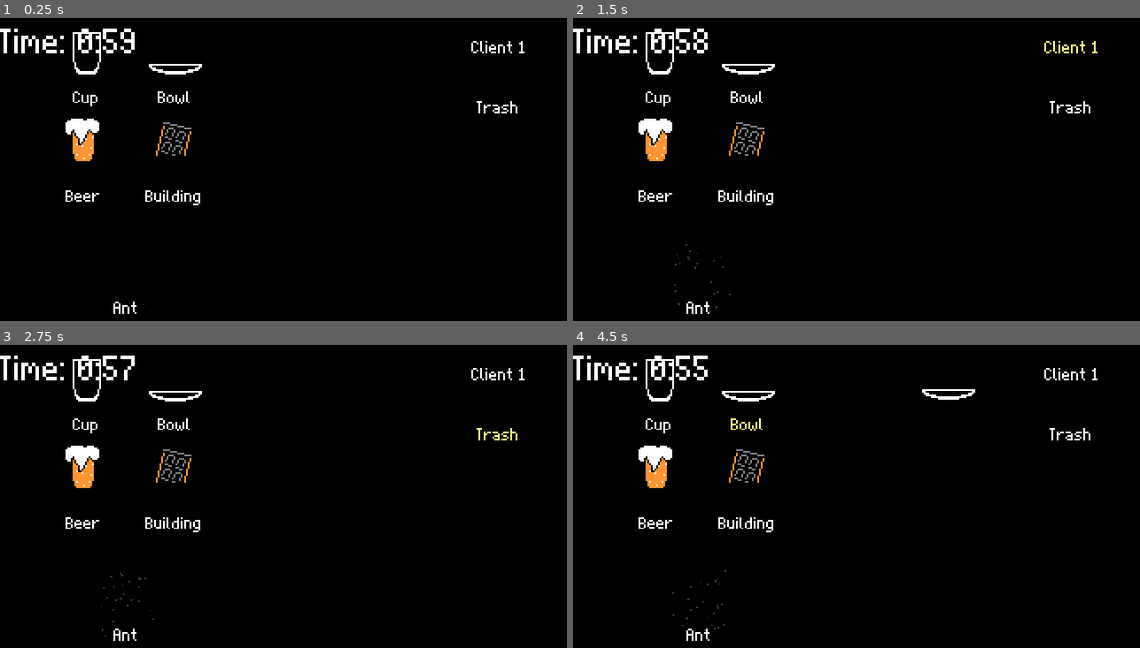
Above: before the commit, frames 1-4 (two rows, left to right).
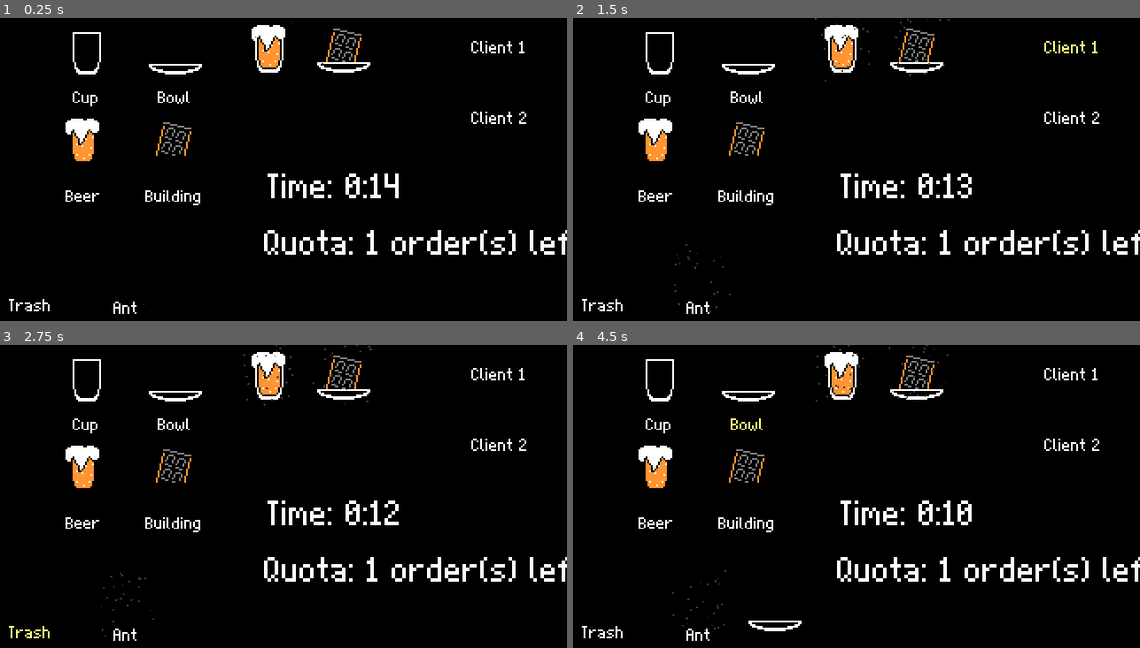
Above: after the commit, the same moments.

Repository: Banalian/BitBiscuit-GMTK2024
Game: Godot game, scene res://Scenes/Gyms/bana_gym.tscn
Same seed, same stepped clock (60 frames per second), same inputs: the game is played once before the commit and once after it. This scene is started directly instead of the project's main scene.
Inputs:
- Up to frame 1 (0.25 s): no input
- Up to frame 2 (1.5 s): click "Client 1" (after the commit: "Client 2") at 0.5 s; click "Client 1" at 1.25 s
- Up to frame 3 (2.75 s): click "Trash" at 2 s
- Up to frame 4 (4.5 s): click "Beer" at 2.75 s; click "Building" at 3.5 s; click "Bowl" at 4.25 s

The runs differ from the first frame. In frame 1, 3.8% of the frame differs, in the area x 0-100%, y 1-97%; in frame 2, 3.8%; in frame 3, 3.8%; in frame 4, 4.1%, in the area x 0-100%, y 0-97%.
Error before the commit: Cannot call method 'get_children' on a null value. (res://Scripts/order_manager.gd:43)

Commit message:
feat(gameloop): complete basic gameloop logic

Diff:
--- a/Scenes/Gyms/bana_gym.tscn
+++ b/Scenes/Gyms/bana_gym.tscn
@@ -24,23 +24,46 @@
 grow_vertical = 2
 
 [node name="Holder" parent="." node_paths=PackedStringArray("root_node") instance=ExtResource("4_uoe76")]
-position = Vector2(212, 15)
+position = Vector2(114, 146)
 root_node = NodePath("..")
 
 [node name="ClientTile" parent="." node_paths=PackedStringArray("holder") instance=ExtResource("5_mdyf4")]
 layout_mode = 0
+anchors_preset = 0
+anchor_left = 0.0
+anchor_top = 0.0
+anchor_right = 0.0
+anchor_bottom = 0.0
 offset_left = 248.0
 offset_top = 1.0
 offset_right = 315.0
 offset_bottom = 32.0
+grow_horizontal = 1
+grow_vertical = 1
+holder = NodePath("../Holder")
+
+[node name="ClientTile2" parent="." node_paths=PackedStringArray("holder") instance=ExtResource("5_mdyf4")]
+layout_mode = 0
+anchors_preset = 0
+anchor_left = 0.0
+anchor_top = 0.0
+anchor_right = 0.0
+anchor_bottom = 0.0
+offset_left = 248.0
+offset_top = 41.0
+offset_right = 315.0
+offset_bottom = 72.0
+grow_horizontal = 1
+grow_vertical = 1
+text = "Client 2"
 holder = NodePath("../Holder")
 
 [node name="Trash" parent="." node_paths=PackedStringArray("holder") instance=ExtResource("6_nvdae")]
 layout_mode = 0
-offset_left = 247.0
-offset_top = 35.0
-offset_right = 314.0
-offset_bottom = 66.0
+offset_left = -17.0
+offset_top = 147.0
+offset_right = 50.0
+offset_bottom = 178.0
 holder = NodePath("../Holder")
 
 [node name="Beer" parent="." instance=ExtResource("1_ku2gi")]
@@ -63,28 +86,45 @@
 position = Vector2(70, 147)
 ingredient_res = ExtResource("8_lx8mu")
 
-[node name="GameManager" type="Node" parent="."]
+[node name="GameManager" type="Node" parent="." node_paths=PackedStringArray("game_timer", "order_generator", "order_manager", "order_num_label")]
 script = ExtResource("10_11bek")
+game_timer = NodePath("GameTimer")
+order_generator = NodePath("OrderGenerator")
+order_manager = NodePath("OrderManager")
+order_num_label = NodePath("OrderNumLabel")
 
 [node name="GameTimer" type="Node2D" parent="GameManager"]
+position = Vector2(151, 82)
 script = ExtResource("12_5d31o")
 
 [node name="Timer" type="Timer" parent="GameManager/GameTimer"]
+one_shot = true
 
 [node name="Label" type="Label" parent="GameManager/GameTimer"]
 offset_right = 40.0
 offset_bottom = 25.0
 
-[node name="OrderGenerator" type="Node" parent="GameManager" node_paths=PackedStringArray("root_node", "mix_displayer")]
+[node name="OrderNumLabel" type="Label" parent="GameManager"]
+offset_left = 149.0
+offset_top = 114.0
+offset_right = 189.0
+offset_bottom = 139.0
+
+[node name="OrderGenerator" type="Node" parent="GameManager" node_paths=PackedStringArray("root_node")]
 script = ExtResource("10_5gpj7")
 root_node = NodePath("../..")
-mix_displayer = NodePath("MixDisplayer")
 
-[node name="MixDisplayer" parent="GameManager/OrderGenerator" instance=ExtResource("11_2afnp")]
+[node name="OrderManager" type="Node" parent="GameManager" node_paths=PackedStringArray("root_node", "mix_displayer1", "mix_displayer2")]
+script = ExtResource("14_fw2fn")
+root_node = NodePath("../..")
+mix_displayer1 = NodePath("OrderDisplay1")
+mix_displayer2 = NodePath("OrderDisplay2")
+
+[node name="OrderDisplay1" parent="GameManager/OrderManager" instance=ExtResource("11_2afnp")]
 position = Vector2(152, 15)
 
-[node name="OrderManager" type="Node" parent="GameManager"]
-script = ExtResource("14_fw2fn")
+[node name="OrderDisplay2" parent="GameManager/OrderManager" instance=ExtResource("11_2afnp")]
+position = Vector2(194, 15)
 
-[connection signal="timeout" from="GameManager/GameTimer/Timer" to="GameManager" method="_on_round_end"]
+[connection signal="timeout" from="GameManager/GameTimer/Timer" to="GameManager" method="_on_timer_end"]
 [connection signal="order_completed" from="GameManager/OrderManager" to="GameManager" method="_on_order_completed"]
--- a/Scenes/client_tile.tscn
+++ b/Scenes/client_tile.tscn
@@ -1,14 +1,26 @@
-[gd_scene load_steps=2 format=3 uid="uid://2ei4vqct5fgr"]
+[gd_scene load_steps=3 format=3 uid="uid://2ei4vqct5fgr"]
 
 [ext_resource type="Script" path="res://Scripts/client_tile.gd" id="1_wp7yl"]
+[ext_resource type="PackedScene" uid="uid://dpskv36p3tjfs" path="res://Scenes/mix_displayer.tscn" id="2_nex46"]
 
 [node name="ClientTile" type="Button"]
-offset_left = 213.0
-offset_top = 16.0
-offset_right = 280.0
-offset_bottom = 47.0
+anchors_preset = 8
+anchor_left = 0.5
+anchor_top = 0.5
+anchor_right = 0.5
+anchor_bottom = 0.5
+offset_left = -33.5
+offset_top = -15.5
+offset_right = 33.5
+offset_bottom = 15.5
+grow_horizontal = 2
+grow_vertical = 2
 action_mode = 0
 text = "Client 1"
 script = ExtResource("1_wp7yl")
 
+[node name="MixDisplayer" parent="." instance=ExtResource("2_nex46")]
+position = Vector2(32.5, 37.5)
+
+[connection signal="client_mix_changed" from="." to="MixDisplayer" method="set_mix"]
 [connection signal="pressed" from="." to="." method="_on_client_tile_pressed"]
--- a/Scripts/System/mix.gd
+++ b/Scripts/System/mix.gd
@@ -55,5 +55,11 @@
 	and not _content.get_or_add(Constants.IngredientType.ADDITIONAL, null)
 
 
+func equals(other_mix: Mix):
+	return get_ingredient(Constants.IngredientType.CONTAINER) == other_mix.get_ingredient(Constants.IngredientType.CONTAINER)\
+	and get_ingredient(Constants.IngredientType.BASE) == other_mix.get_ingredient(Constants.IngredientType.BASE)\
+	and get_ingredient(Constants.IngredientType.ADDITIONAL) == other_mix.get_ingredient(Constants.IngredientType.ADDITIONAL)
+
+
 func clear():
 	_content = {}
--- a/Scripts/client_tile.gd
+++ b/Scripts/client_tile.gd
@@ -36,6 +36,11 @@
 	# else, couldn't extract because the mix is invalid, do nothing
 
 
+func erase_mix():
+	client_mix = null
+	client_mix_changed.emit(client_mix)
+
+
 func _on_client_tile_pressed():
 	# when the client tile is pressed
 	if client_mix:
--- a/Scripts/game_manager.gd
+++ b/Scripts/game_manager.gd
@@ -1,46 +1,79 @@
 extends Node
+
+signal failed_state(failed_round: Round, failed_round_number: int)
+signal started_round(round: Round, round_number: int)
+signal ended_round(round: Round, round_number: int)
 
 @export var game_timer: GameTimer
 @export var order_generator: OrderGenerator
 @export var order_manager: OrderManager
+@export var order_num_label: Label
 
 class Round:
 	# Allowed time in second to complete the minimum quota for the round
-	var allowed_time:= 60.0
+	var allowed_time:= 15.0
 	# Minimum amount of order required to complete the Round
-	var order_quota:= 10
+	var order_quota:= 2
 
-var rounds:= []
+var rounds: Array[Round] = []
 
 # Keep track of if the player is doing the round, or is in_between
 var _in_round:= false
+var _current_round:= 0
 var _completed_order:= 0
+var _total_completed_order:= 0
 
 
 func _init() -> void:
 	var round1 = Round.new()
 	var round2 = Round.new()
-	round2.order_quota = 15
+	round2.order_quota = 3
 	rounds.append(round1)
 	rounds.append(round2)
+	rounds.append(Round.new())
+	rounds.append(Round.new())
+
+
+func _ready() -> void:
+	start_round(rounds[_current_round])
 
 
 func start_round(round: Round):
+	_completed_order = 0
 	_in_round = true
 	game_timer.start_timer(round.allowed_time)
 	var mixes = order_generator.generate_mixes()
 	order_manager.setup_order(mixes)
+	_update_label()
+	started_round.emit(rounds[_current_round], _completed_order)
 
 
 func end_round():
+	ended_round.emit(rounds[_current_round], _completed_order)
 	_in_round = false
+	if _completed_order < rounds[_current_round].order_quota:
+		failed_state.emit(rounds[_current_round], _completed_order)
+		return
+	_current_round += 1
+	if rounds.size() < _current_round:
+		#do something about not having enough round
+		pass
+	start_round(rounds[_current_round])
 
 
+func _update_label():
+	if _completed_order < rounds[_current_round].order_quota:
+		order_num_label.text = "Quota: " + str(rounds[_current_round].order_quota - _completed_order) + " order(s) left"
+	else:
+		order_num_label.text = "Quota Achieved!\nBonus order(s): " + str(_completed_order - rounds[_current_round].order_quota)
+
 func _on_order_completed():
-	_completed_order = _completed_order + 1
+	_completed_order += 1
+	_total_completed_order += 1
 	var mixes = order_generator.generate_mixes()
 	order_manager.setup_order(mixes)
+	_update_label()
 
 
-func _on_round_end():
+func _on_timer_end():
 	end_round()
--- a/Scripts/game_timer.gd
+++ b/Scripts/game_timer.gd
@@ -2,9 +2,6 @@
 extends Node2D
 
 @export var base_time:= 60.0
-# Called when the node enters the scene tree for the first time.
-func _ready() -> void:
-	start_timer()
 
 
 # Called every frame. 'delta' is the elapsed time since the previous frame.
--- a/Scripts/mix_displayer.gd
+++ b/Scripts/mix_displayer.gd
@@ -16,6 +16,12 @@
 		Constants.IngredientType.BASE: base_display,
 		Constants.IngredientType.ADDITIONAL: additional_display
 	}
+
+
+func clear_mix():
+	clear_display(Constants.IngredientType.CONTAINER)
+	clear_display(Constants.IngredientType.BASE)
+	clear_display(Constants.IngredientType.ADDITIONAL)
 
 
 func set_mix(new_mix: Mix):
--- a/Scripts/order_generator.gd
+++ b/Scripts/order_generator.gd
@@ -2,7 +2,7 @@
 extends Node
 
 @export var root_node: Node
-@export var mix_displayer: MixDisplayer
+
 # Chance to need an additonal ingredient from the additional type
 @export var additional_chance:= .75
 @export var second_order_chance:= .5
@@ -28,13 +28,11 @@
 
 func _ready() -> void:
 	process_ingredients()
-	# to test for now
-	#mix_displayer.set_mix(generate_random_mix(Constants.MixType.SOLID))
 
 
 # generate at random either 1 mix, or 2 that uses both types
-func generate_mixes():
-	var mixes:= []
+func generate_mixes() -> Array[Mix]:
+	var mixes:Array[Mix] = []
 	var first_type: Constants.MixType
 	var second_type: Constants.MixType
 	if randf() < 0.5:
--- a/Scripts/order_manager.gd
+++ b/Scripts/order_manager.gd
@@ -4,9 +4,12 @@
 signal order_completed
 
 @export var root_node: Node
+@export var mix_displayer1: MixDisplayer
+@export var mix_displayer2: MixDisplayer
 
 var _current_order: Array[Mix] = []
 var _client_tiles: Array[ClientTile] = []
+var _checking:= false
 
 func _ready() -> void:
 	_get_all_client_tiles()
@@ -14,23 +17,45 @@
 	pass
 
 
-func setup_order(mixes: Array):
+func setup_order(mixes: Array[Mix]):
+	clear_client_tiles()
 	_current_order = mixes
+	setup_displayers()
 	pass
 
 
+func setup_displayers():
+	mix_displayer1.clear_mix()
+	mix_displayer2.clear_mix()
+	if _current_order.size() >= 1 :
+		mix_displayer1.set_mix(_current_order[0])
+	if _current_order.size() >= 2 :
+		mix_displayer2.set_mix(_current_order[1])
+
+
 func check_orders_state():
-	var order_done:= true
+	_checking = true
+	var correct_mix:= 0
 	for order in _current_order:
 		for client_tile in _client_tiles:
 			var mix: Mix = client_tile.client_mix
-			if not mix or not mix.equals(order):
-				order_done = false
-	if order_done:
+			if mix and mix.equals(order):
+				correct_mix += 1
+	if correct_mix == _current_order.size():
+		clear_client_tiles()
 		order_completed.emit()
+	_checking = false
+
+
+func clear_client_tiles():
+	for client_tile in _client_tiles:
+		client_tile.erase_mix()
+
 
 func _on_mix_changed(mix: Mix):
-	check_orders_state()
+	if not _checking:
+		# Prevents a stack overflow because somehow only sometimes we end up in a stack overflow when checking and clearing stuff
+		check_orders_state()
 
 
 func _connect_client_tile_signal():
